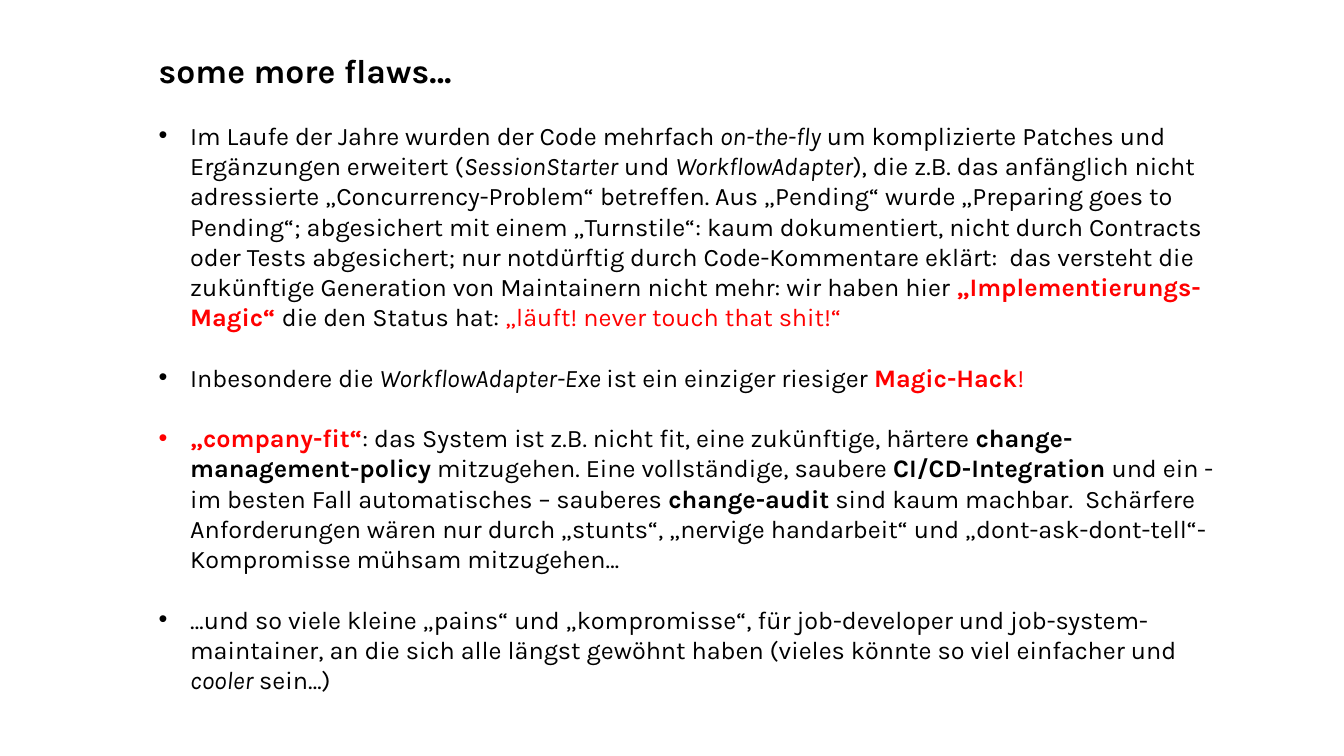
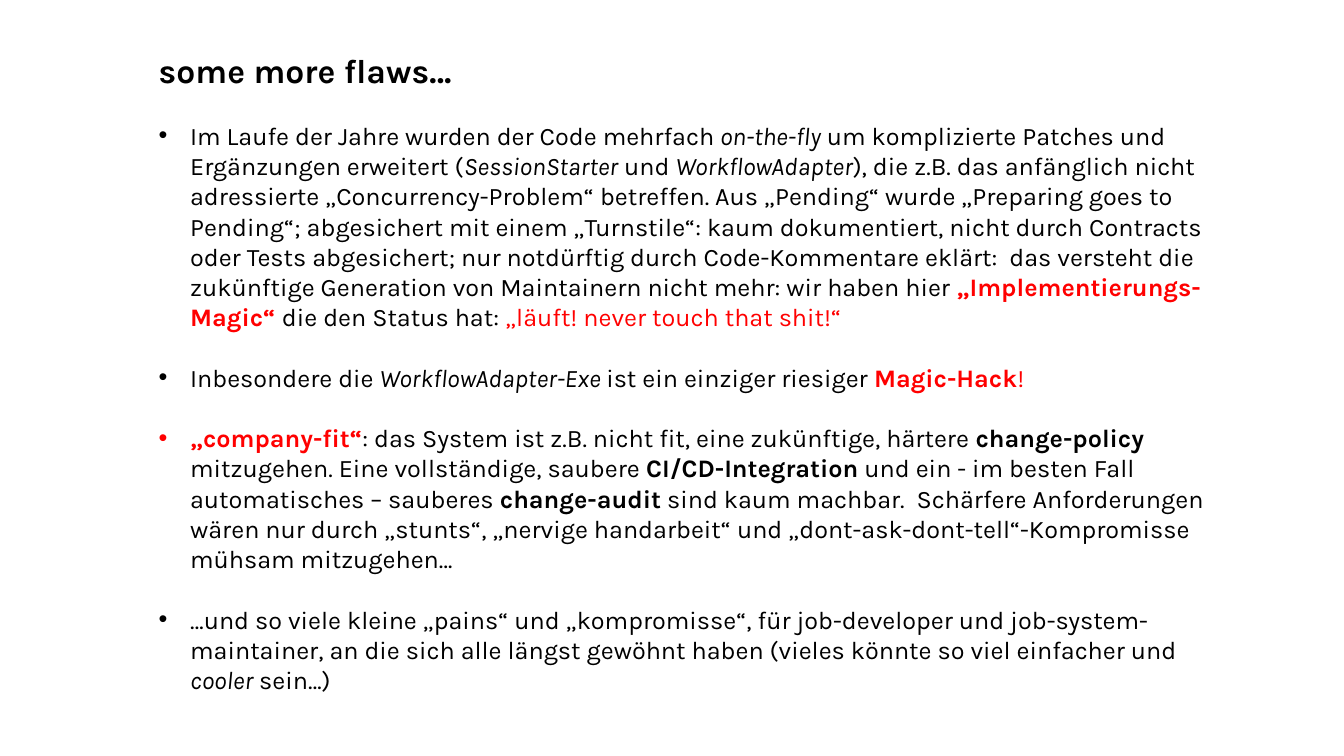
Before and after one commit to ckluth/josyn-platform, a slide deck: slide 3 of josyn-intro.pptx. Drawn at 1344x756 pixels with LibreOffice and Linux fonts; fonts in the diff are those of the drawing. Boxes give left, top, right and bottom in pixels: in the first picture for what was removed or moved away, otherwise in the second. Text is boxed around its words. In the diff, an @@ line names an element or a change of style, - is before the commit and + after.

```diff
--- a/josyn-intro.pptx
+++ b/josyn-intro.pptx
@@ text at (x1=190, y1=429, x2=1204, y2=574): text changed @@
-• „company-fit“: das System ist z.B. nicht fit, eine zukünftige, härtere change-management-policy mitzugehen. Eine vollständige, saubere CI/CD-Integration und ein - im besten Fall automatisches – sauberes change-audit sind kaum machbar. Schärfere Anforderungen wären nur durch „stunts“, „nervige handarbeit“ und „dont-ask-dont-tell“-Kompromisse mühsam mitzugehen…
+• „company-fit“: das System ist z.B. nicht fit, eine zukünftige, härtere change-policy mitzugehen. Eine vollständige, saubere CI/CD-Integration und ein - im besten Fall automatisches – sauberes change-audit sind kaum machbar. Schärfere Anforderungen wären nur durch „stunts“, „nervige handarbeit“ und „dont-ask-dont-tell“-Kompromisse mühsam mitzugehen…
```
Also in this commit, not shown: 4 other slides changed, 1 slide added, 6 slides removed.
